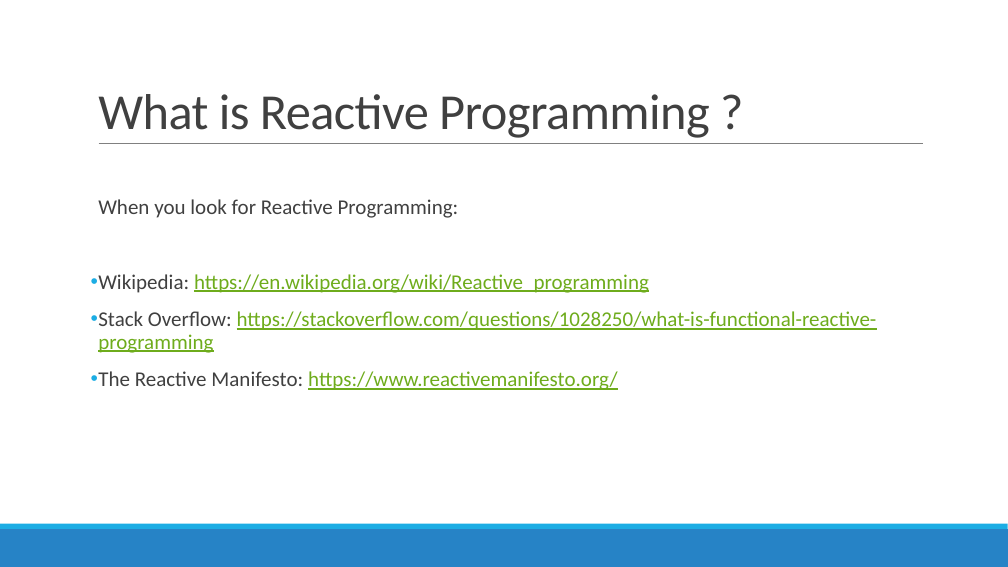
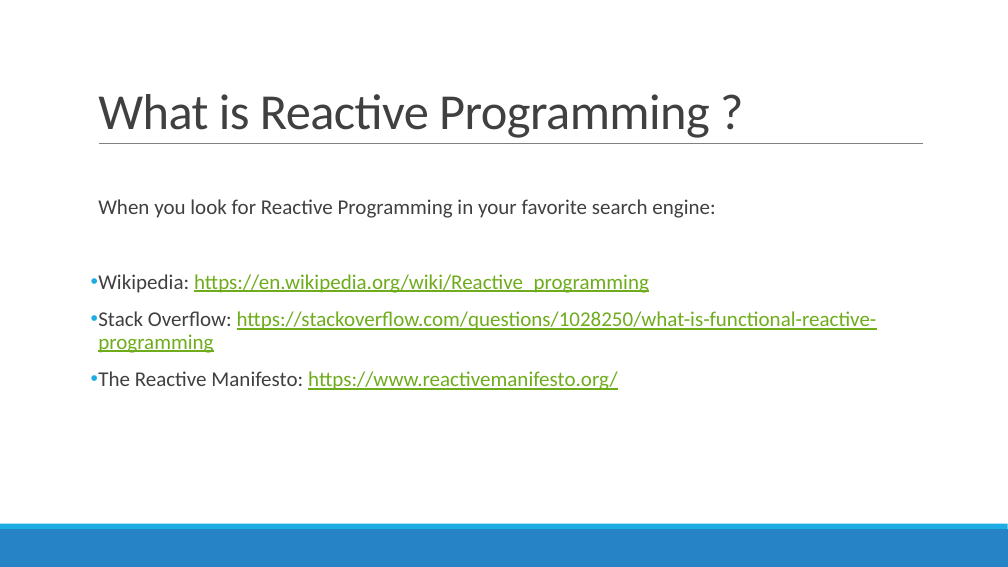
Before and after one commit to AGiorgetti/rxjs101, a slide deck: slide 2 of ReactiveProgramming_RxJS.pptx. Drawn at 1008x567 pixels with LibreOffice and Linux fonts; fonts in the diff are those of the drawing. Boxes give left, top, right and bottom in pixels: in the first picture for what was removed or moved away, otherwise in the second. Text is boxed around its words. In the diff, an @@ line names an element or a change of style, - is before the commit and + after.

```diff
--- a/ReactiveProgramming_RxJS.pptx
+++ b/ReactiveProgramming_RxJS.pptx
@@ text at [98, 199, 715, 218]: text changed @@
-  When you look for Reactive Programming:
+  When you look for Reactive Programming in your favorite search engine:
```
Also in this commit, not shown: 8 other slides changed, 12 other files.
